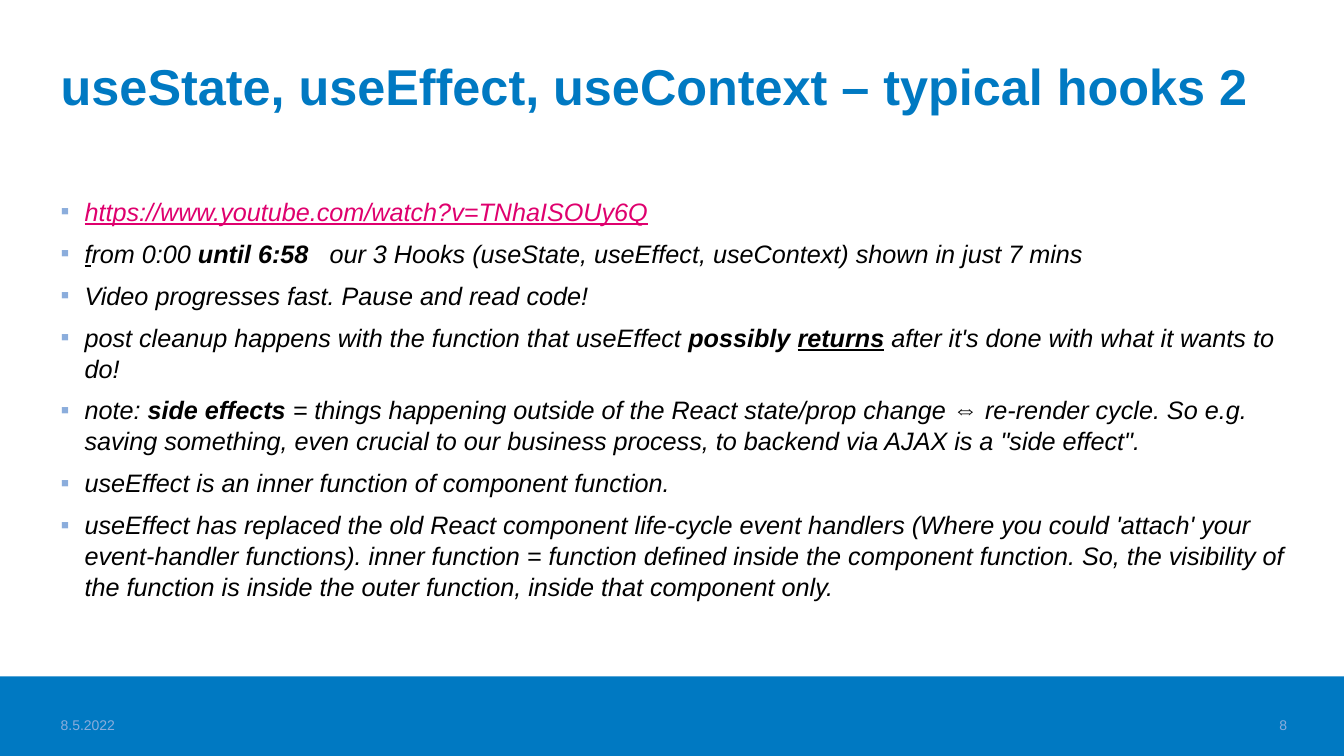
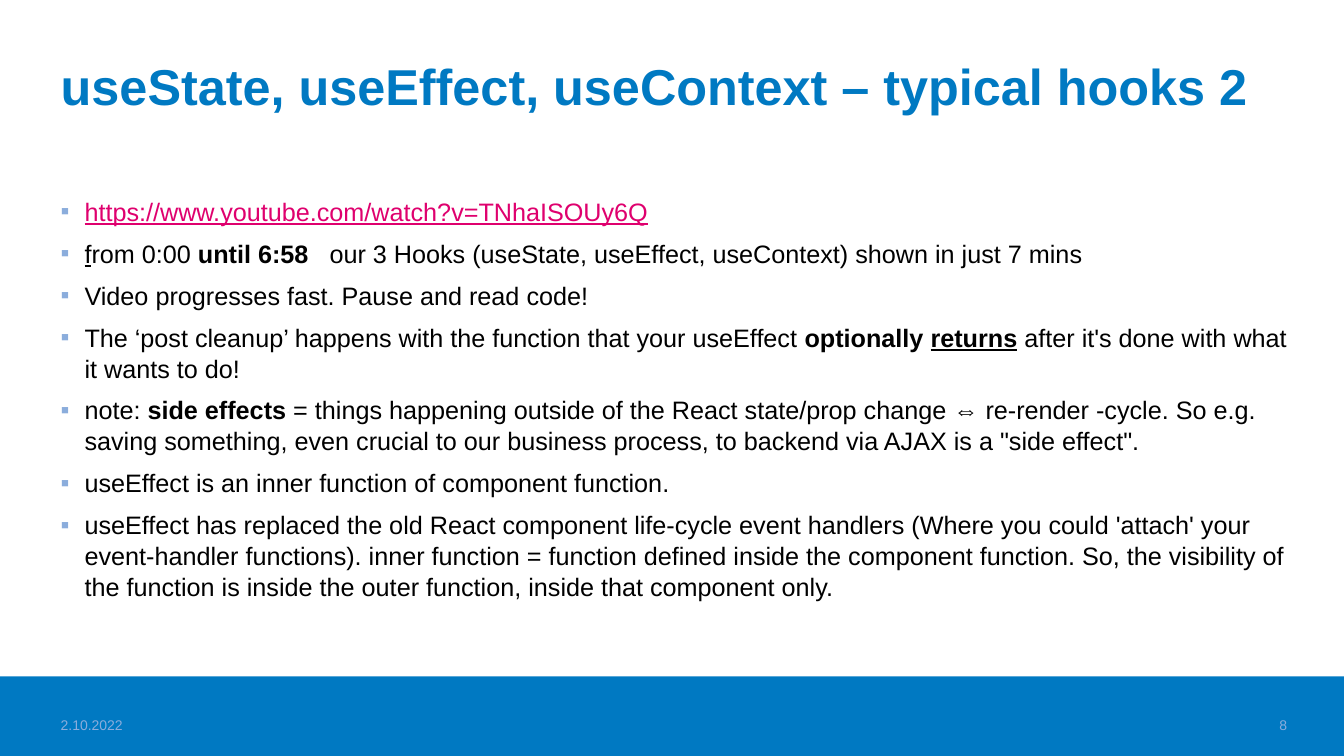
Before and after one commit to valju/docs_frontend_design, a slide deck: slide 8 of FrontendStuff_ForExam.pptx. Drawn at 1344x756 pixels with LibreOffice and Linux fonts; fonts in the diff are those of the drawing; background and template pictures are left out. Boxes give left, top, right and bottom in pixels: in the first picture for what was removed or moved away, otherwise in the second. Text is boxed around its words. In the diff, an @@ line names an element or a change of style, - is before the commit and + after.

```diff
--- a/FrontendStuff_ForExam.pptx
+++ b/FrontendStuff_ForExam.pptx
@@ text at [85, 202, 1284, 602]: italic off in "https://www.youtube.com/watch?v=TNhaISOUy6Q", "from 0:00 until 6:58 our 3 Hooks ...", "Video progresses fast. Pause and read code!", "useEffect is an inner function of component ..." and 1 more places @@
@@ text at [85, 328, 1287, 456]: text changed; italic off @@
-▪ post cleanup happens with the function that useEffect possibly returns after it's done with what it wants to do!
-▪ note: side effects = things happening outside of the React state/prop change ⇔ re-render cycle. So e.g. saving something, even crucial to our business process, to backend via AJAX is a "side effect".
+▪ The ‘post cleanup’ happens with the function that your useEffect optionally returns after it's done with what it wants to do!
+▪ note: side effects = things happening outside of the React state/prop change ⇔ re-render -cycle. So e.g. saving something, even crucial to our business process, to backend via AJAX is a "side effect".
@@ text at [61, 720, 123, 730]: text changed @@
-8.5.2022
+2.10.2022
```
Also in this commit, not shown: 18 other slides changed, 1 slide added, 19 other files.
